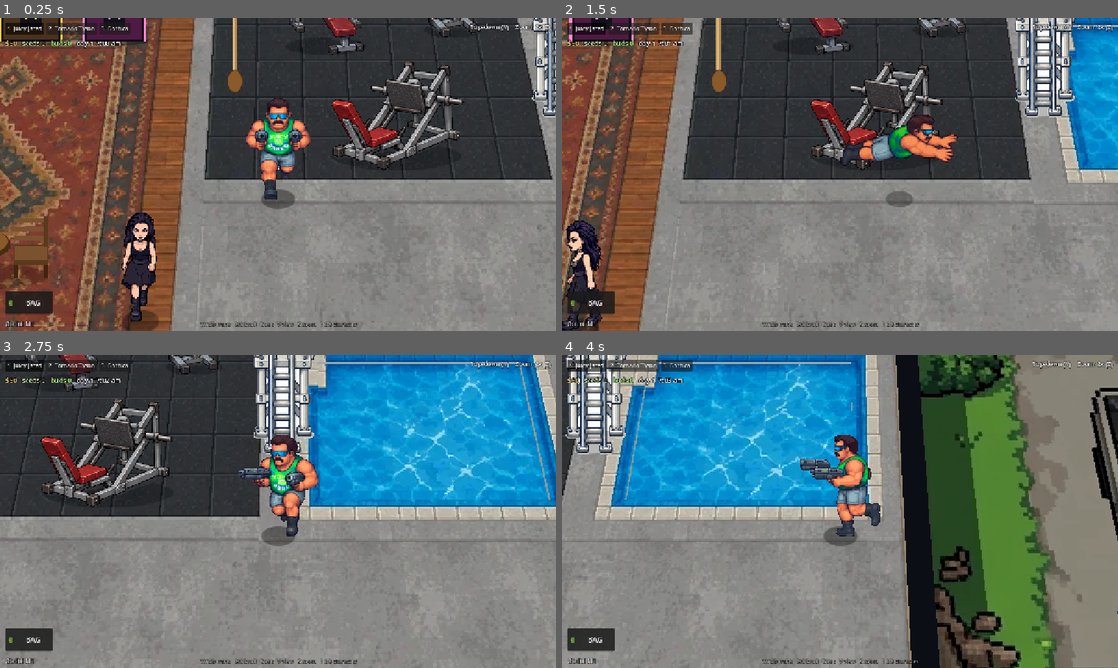
Above: before the commit, frames 1-4 (two rows, left to right).
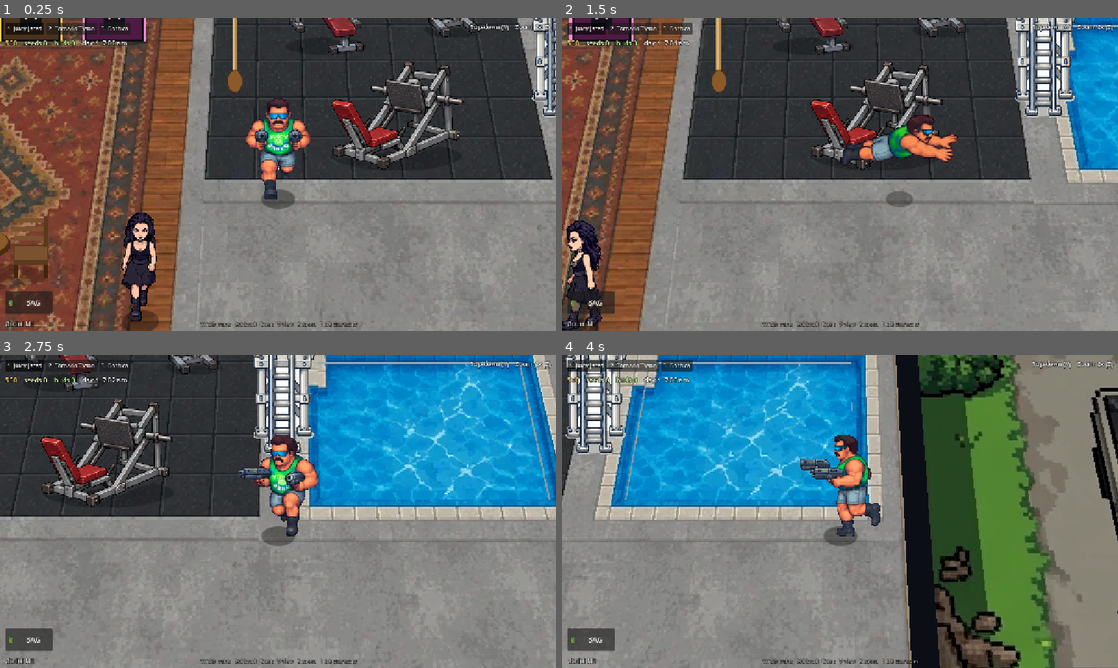
Above: after the commit, the same moments.

Repository: eflare17/Smashed-tv
Game: Godot game, scene res://scenes/farm/farm_test.tscn
The game is run twice, just before and just after one commit, with the same random seed, the same clock (stepped at 60 frames per second) and the same inputs. This scene is started directly instead of the project's main scene.
Inputs (mouse positions are in pixels of both pictures, inside the frame that each line leads up to):
- Up to frame 1 (0.25 s): no input
- Up to frame 2 (1.5 s): click "1 Juicy Jared" at 0.5 s; tap Enter (ui_accept) at 1.25 s; move the mouse to (962, 158) at 1.27 s; hold D (arcade_right) from 1.28 s (still down); hold Shift (roll) from 1.28 s (still down); click (962, 158) at 1.42 s
- Up to frame 3 (2.75 s): tap Enter (ui_accept) at 1.52 s; release D (arcade_right) at 2 s; release Shift (roll) at 2 s; drag from (166, 527) to (250, 574) at 2.02 s
- Up to frame 4 (4 s): move the mouse to (895, 442) at 2.77 s; hold D (arcade_right) 2.78-3.5 s; hold Space (arcade_fire) 2.78-3.5 s; tap Shift (roll) at 3.05 s; drag from (812, 574) to (673, 464) at 3.52 s

The runs differ from the first frame. In frame 1, 0.4% of the frame differs, in the area x 1-23%, y 6-95%; in frame 2, 0.4%; in frame 3, 0.7%; in frame 4, 0.9%.

Commit message:
Farm: status strip as separate labels; FarmInstall.install is idempotent (main installs it now)
Co-Authored-By: Claude Sonnet 5.5 <noreply@anthropic.com>
Claude-Session: https://claude.ai/code/session_01VPeud7q49gzcoQnKjgxq8p

Diff:
--- a/godot/scripts/farm/farm_install.gd
+++ b/godot/scripts/farm/farm_install.gd
@@ -13,6 +13,9 @@
 const WalletStandin := preload("res://scripts/farm/farm_wallet_standin.gd")
 
 static func install(main: Node) -> Farm:
+	var existing := main.get_node_or_null("Farm")
+	if existing is Farm:
+		return existing   # main.gd already installed it (the test scene calls this again)
 	var root := main.get_tree().root
 	var clock := root.get_node_or_null("GameClock")
 	if clock == null:
--- a/godot/scripts/farm/farm_ui.gd
+++ b/godot/scripts/farm/farm_ui.gd
@@ -23,7 +23,8 @@
 var rig: Node
 
 var _root: Control
-var _status: RichTextLabel
+var _status: HBoxContainer          # one Label per item, so nothing can draw over a neighbour
+var _status_key := ""
 var _hint: Label
 var _toast: Label
 var _toast_t := 0.0
@@ -51,16 +52,10 @@
 	_root.mouse_filter = Control.MOUSE_FILTER_IGNORE
 	add_child(_root)
 
-	_status = RichTextLabel.new()
-	_status.bbcode_enabled = true
-	_status.fit_content = true
-	_status.scroll_active = false
+	_status = HBoxContainer.new()
 	_status.mouse_filter = Control.MOUSE_FILTER_IGNORE
 	_status.position = Vector2(12, 46)
-	_status.size = Vector2(760, 30)
-	_status.add_theme_font_size_override("normal_font_size", 15)
-	_status.add_theme_constant_override("outline_size", 4)
-	_status.add_theme_color_override("font_outline_color", Color(0, 0, 0, 0.7))
+	_status.add_theme_constant_override("separation", 16)
 	_root.add_child(_status)
 
 	_hint = _label(_root, "", 15, PALE)
@@ -579,21 +574,30 @@
 	var st := farm.state
 	var pid := Farm.pid_of(player)
 	var v := st.inv_of(pid)
-	var parts := ["[color=#f6d17a]$%d[/color]" % farm.cash()]
-	parts.append("[color=#d9ecb8]seeds %d[/color]" % st.seed_count(pid))
-	parts.append("[color=#a8e480]buds %d[/color]" % st.bud_count(pid))
+	var parts: Array = [["$%d" % farm.cash(), "#f6d17a"]]
+	parts.append(["seeds %d" % st.seed_count(pid), "#d9ecb8"])
+	parts.append(["buds %d" % st.bud_count(pid), "#a8e480"])
 	if int(v.can) > 0:
-		parts.append("[color=#8fd3ff]can %d[/color]" % v.can)
+		parts.append(["can %d" % v.can, "#8fd3ff"])
 	if st.fert_count(pid) > 0:
-		parts.append("[color=#e0c890]bags %d[/color]" % st.fert_count(pid))
+		parts.append(["bags %d" % st.fert_count(pid), "#e0c890"])
 	if not st.buff.is_empty():
-		parts.append("[color=#f7a8ff]%s %dw[/color]" % [D.STRAINS[st.buff.strain].short, st.buff.waves])
+		parts.append(["%s %dw" % [D.STRAINS[st.buff.strain].short, st.buff.waves], "#f7a8ff"])
 	var c := farm.clock
 	if c and is_instance_valid(c):
 		var h := float(c.get("hour"))
 		var hh := int(h) % 12
-		parts.append("[color=#ffffff]day %d  %d:%02d %s[/color]" % [int(c.get("day")), 12 if hh == 0 else hh, int(fmod(h, 1.0) * 60.0), "am" if h < 12.0 else "pm"])
-	_status.text = "   ".join(parts)
+		parts.append(["day %d  %d:%02d %s" % [int(c.get("day")), 12 if hh == 0 else hh, int(fmod(h, 1.0) * 60.0), "am" if h < 12.0 else "pm"], "#ffffff"])
+	var key := str(parts)
+	if key == _status_key:
+		return
+	_status_key = key
+	for ch in _status.get_children():
+		_status.remove_child(ch)
+		ch.queue_free()
+	for p in parts:
+		var l := _label(_status, p[0], 15, Color(p[1]))
+		l.custom_minimum_size.x = l.get_minimum_size().x
 
 ## The spot in front of the player (the nearest farm spot in reach, with or without something for E to do).
 func _spot_here() -> FarmSpot:
Not shown, changed: godot/integration/farm.md
